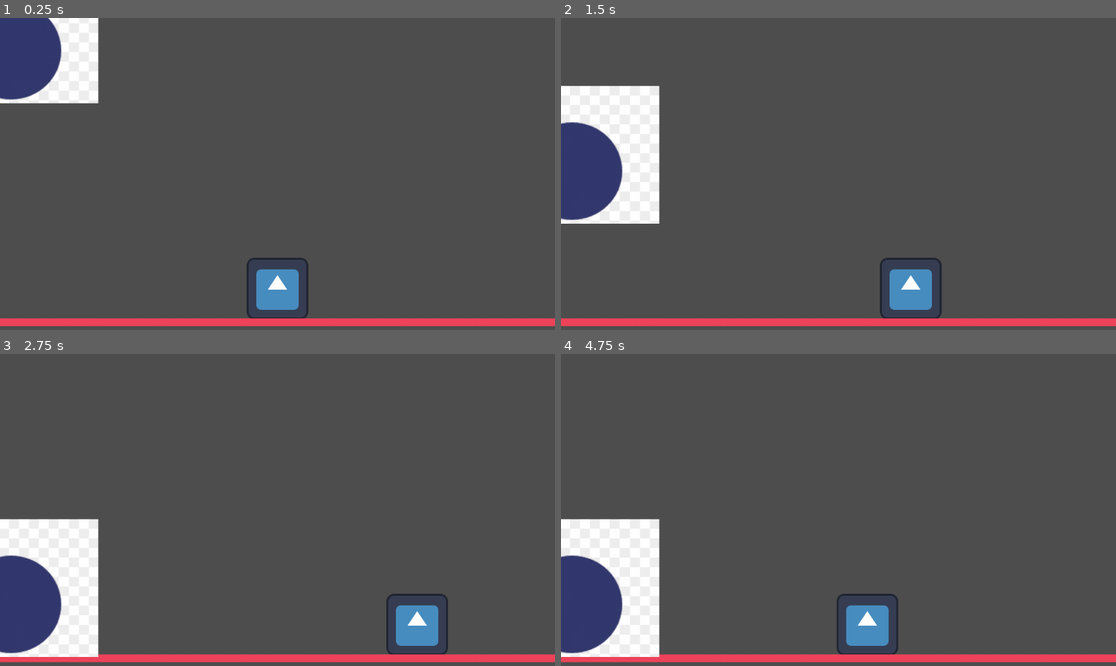
Above: before the commit, frames 1-4 (two rows, left to right).
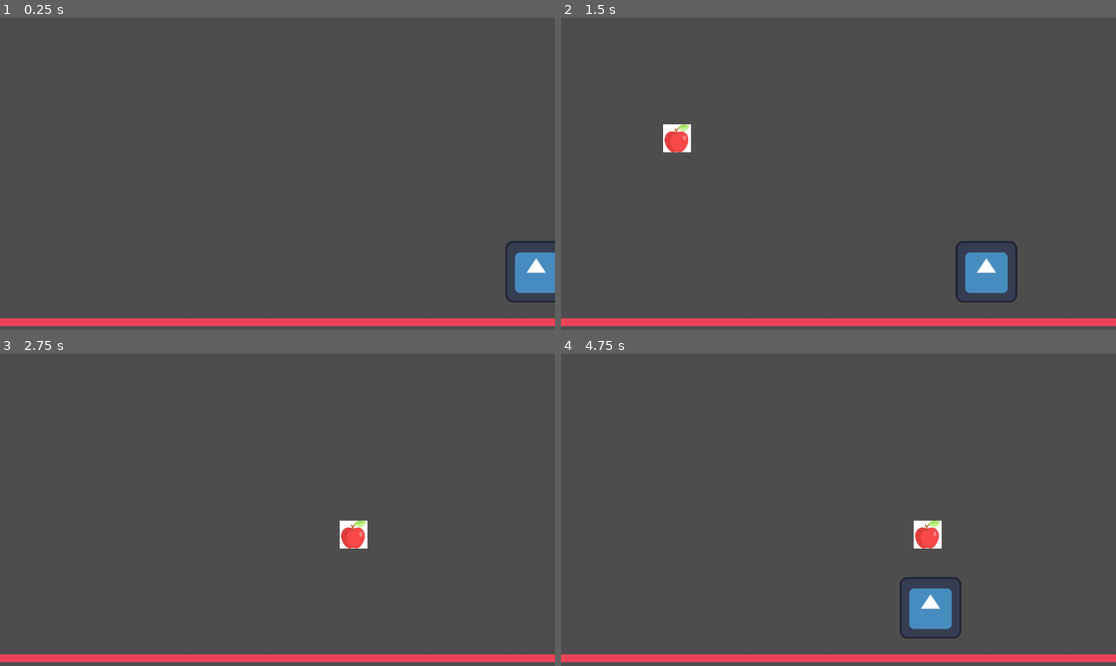
Above: after the commit, the same moments.

Repository: possiblyselena/pancaked-
Game: Godot game, scene res://world.tscn
The game is run twice, just before and just after one commit, with the same random seed, the same clock (stepped at 60 frames per second) and the same inputs. The engine's default icon, where the game draws it, is replaced by a stand-in: a white triangle on a blue panel in a dark square.
Inputs (mouse positions are in pixels of both pictures, inside the frame that each line leads up to):
- Up to frame 1 (0.25 s): no input
- Up to frame 2 (1.5 s): tap Enter at 0.5 s; move the mouse to (960, 158) at 0.52 s; hold D (right) 0.53-1.28 s; tap Alt at 0.6 s; move the mouse to (727, 189) at 1.27 s; hold Down from 1.28 s (still down); tap Shift at 1.35 s
- Up to frame 3 (2.75 s): move the mouse to (333, 441) at 2.02 s; release Down at 2.03 s; hold D (right) from 2.03 s (still down); tap Alt at 2.1 s
- Up to frame 4 (4.75 s): move the mouse to (810, 572) at 2.77 s; release D (right) at 2.78 s; hold Up 2.78-3.53 s; tap Shift at 2.85, 4.35 s; move the mouse to (1005, 556) at 3.52 s; hold Left (left) from 3.53 s (still down); tap Alt at 3.6 s; move the mouse to (672, 463) at 4.27 s

The runs differ from the first frame. In frame 1, 7.2% of the frame differs, in the area x 0-100%, y 0-97%; in frame 2, 11%; in frame 3, 9.6%; in frame 4, 11%, in the area x 0-73%, y 52-98%.

Commit message:
reworked everything based on another tutorial

Diff:
--- /dev/null
+++ b/apple.gd
@@ -0,0 +1,5 @@
+extends Sprite2D
+
+
+func _process(delta: float) -> void:
+	position.y += 500 * delta
--- /dev/null
+++ b/apple.tscn
@@ -0,0 +1,9 @@
+[gd_scene load_steps=3 format=3 uid="uid://br178u7quv43s"]
+
+[ext_resource type="Texture2D" uid="uid://c7k3d2d71mwmp" path="res://apple.png" id="1_3ed3y"]
+[ext_resource type="Script" uid="uid://b5jmv2kmtxsyq" path="res://apple.gd" id="2_n78qv"]
+
+[node name="Apple" type="Sprite2D"]
+scale = Vector2(0.255556, 0.255556)
+texture = ExtResource("1_3ed3y")
+script = ExtResource("2_n78qv")
--- /dev/null
+++ b/bear.gd
@@ -0,0 +1,4 @@
+extends Sprite2D
+
+func _process(delta: float) -> void:
+	position.x = get_global_mouse_position().x
--- a/itemspawner.gd
+++ /dev/null
@@ -1,17 +0,0 @@
-extends Node2D
-var spawner_position = null
-var pancake = preload("res://pancakes.tscn")
-
-# Called when the node enters the scene tree for the first time.
-func _ready():
-	randomize()
-	spawner_position = $spawner.get_children()
-func spawn_pancake():
-	var index = randi() % spawner_position.size()
-	var Pancake = pancake.instance()
-	Pancake.global_position = spawner_position[index].global_position
-	add_child(Pancake)
-
-
-func _on_Timer_timeout():
-	spawn_pancake()
--- a/itemspawner.tscn
+++ /dev/null
@@ -1,25 +0,0 @@
-[gd_scene load_steps=2 format=3 uid="uid://dobr0s52cxojk"]
-
-[ext_resource type="Script" uid="uid://bi14buc4hmrmm" path="res://itemspawner.gd" id="1_ttcjb"]
-
-[node name="itemspawner" type="Node2D"]
-script = ExtResource("1_ttcjb")
-
-[node name="spawner" type="Node2D" parent="."]
-
-[node name="Marker2D" type="Marker2D" parent="spawner"]
-position = Vector2(634, -2)
-
-[node name="Marker2D2" type="Marker2D" parent="spawner"]
-position = Vector2(409, 0)
-
-[node name="Marker2D3" type="Marker2D" parent="spawner"]
-position = Vector2(208, 0)
-
-[node name="Marker2D4" type="Marker2D" parent="spawner"]
-position = Vector2(77, -1)
-
-[node name="Timer" type="Timer" parent="spawner"]
-autostart = true
-
-[connection signal="timeout" from="spawner/Timer" to="." method="_on_timer_timeout"]
--- a/penguin.gd
+++ b/penguin.gd
@@ -1,10 +1,10 @@
 extends CharacterBody2D
 
-var speed = 200
+var speed = 500
 
 var motion = Vector2.ZERO
 
-func _physics_process(delta):
+func _physicsprocess(delta):
 	motion = move_and_collide(Vector2(0, speed * delta))
 
 	if Input.is_action_pressed("left"):
--- /dev/null
+++ b/spawnapples.gd
@@ -0,0 +1,12 @@
+extends Node2D
+
+const APPLE = preload("res://apple.tscn")
+# Called when the node enters the scene tree for the first time.
+func _ready() -> void:
+		$Timer.timeout.connect(onTimeout)
+		$Timer.start()
+
+func onTimeout() -> void:
+	var appleClone : Sprite2D = APPLE.instantiate()
+	add_child(appleClone)
+	appleClone.position.x = randi_range(0, 1152)
--- a/world.tscn
+++ b/world.tscn
@@ -1,9 +1,9 @@
 [gd_scene load_steps=7 format=4 uid="uid://xup0la22hdbk"]
 
-[ext_resource type="PackedScene" uid="uid://b0qira1qcct01" path="res://node_2d.tscn" id="1_f3sb7"]
 [ext_resource type="Texture2D" uid="uid://c6vegahrsftfg" path="res://images/dotsofcolour.png" id="2_fj7yv"]
-[ext_resource type="PackedScene" uid="uid://dobr0s52cxojk" path="res://itemspawner.tscn" id="3_tlwt5"]
-[ext_resource type="PackedScene" uid="uid://byrmwqaa3mofm" path="res://pancakes.tscn" id="4_aqk2v"]
+[ext_resource type="Texture2D" uid="uid://bn0tmxcqab2xg" path="res://icon.svg" id="3_aqk2v"]
+[ext_resource type="Script" uid="uid://cje1rt4y7p8hu" path="res://spawnapples.gd" id="3_tlwt5"]
+[ext_resource type="Script" uid="uid://bfrhwssdjcenw" path="res://bear.gd" id="4_036b0"]
 
 [sub_resource type="TileSetAtlasSource" id="TileSetAtlasSource_tlwt5"]
 texture = ExtResource("2_fj7yv")
@@ -3339,13 +3339,18 @@
 
 [node name="World" type="Node2D"]
 
-[node name="Node2D" parent="." instance=ExtResource("1_f3sb7")]
-position = Vector2(479, -43)
-
 [node name="TileMapLayer" type="TileMapLayer" parent="."]
 tile_map_data = PackedByteArray("AAAAACcAAAADAB4AAAABACcAAAADAB4AAAACACcAAAADAB4AAAADACcAAAADAB4AAAAEACcAAAADAB4AAAAFAC …(1104 unchanged characters)…
 tile_set = SubResource("TileSet_aqk2v")
 
-[node name="itemspawner" parent="." instance=ExtResource("3_tlwt5")]
+[node name="apples" type="Node2D" parent="."]
+script = ExtResource("3_tlwt5")
 
-[node name="pancakes" parent="itemspawner" instance=ExtResource("4_aqk2v")]
+[node name="Timer" type="Timer" parent="apples"]
+
+[node name="Node2D" type="Node2D" parent="."]
+position = Vector2(537, 527)
+
+[node name="Icon" type="Sprite2D" parent="Node2D"]
+texture = ExtResource("3_aqk2v")
+script = ExtResource("4_036b0")
Not shown, added: apple.gd.uid
Binary file added: apple.png
Not shown, added: apple.png.import
Not shown, added: bear.gd.uid
Not shown, removed: itemspawner.gd.uid
Not shown, added: spawnapples.gd.uid
